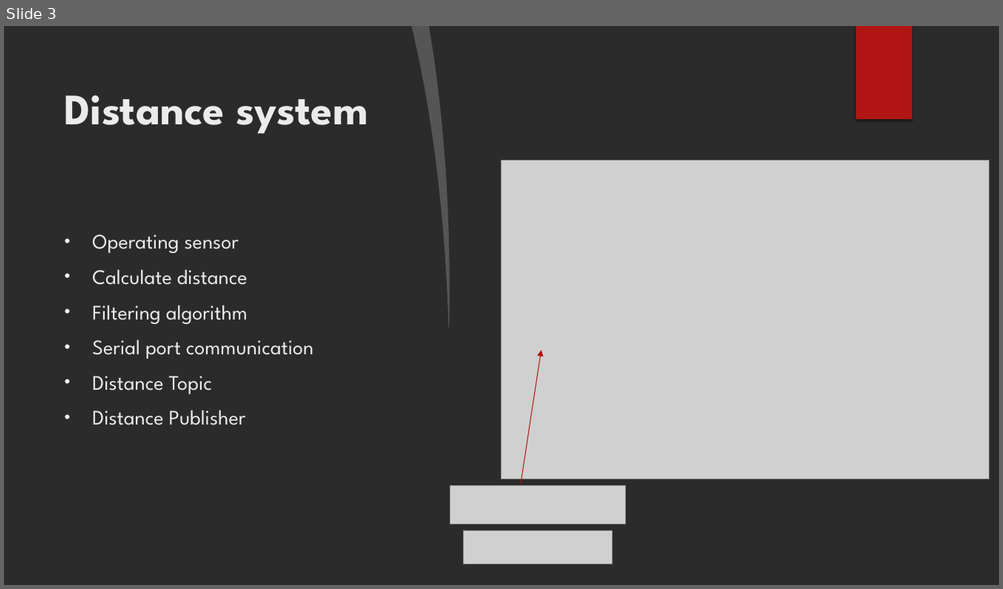
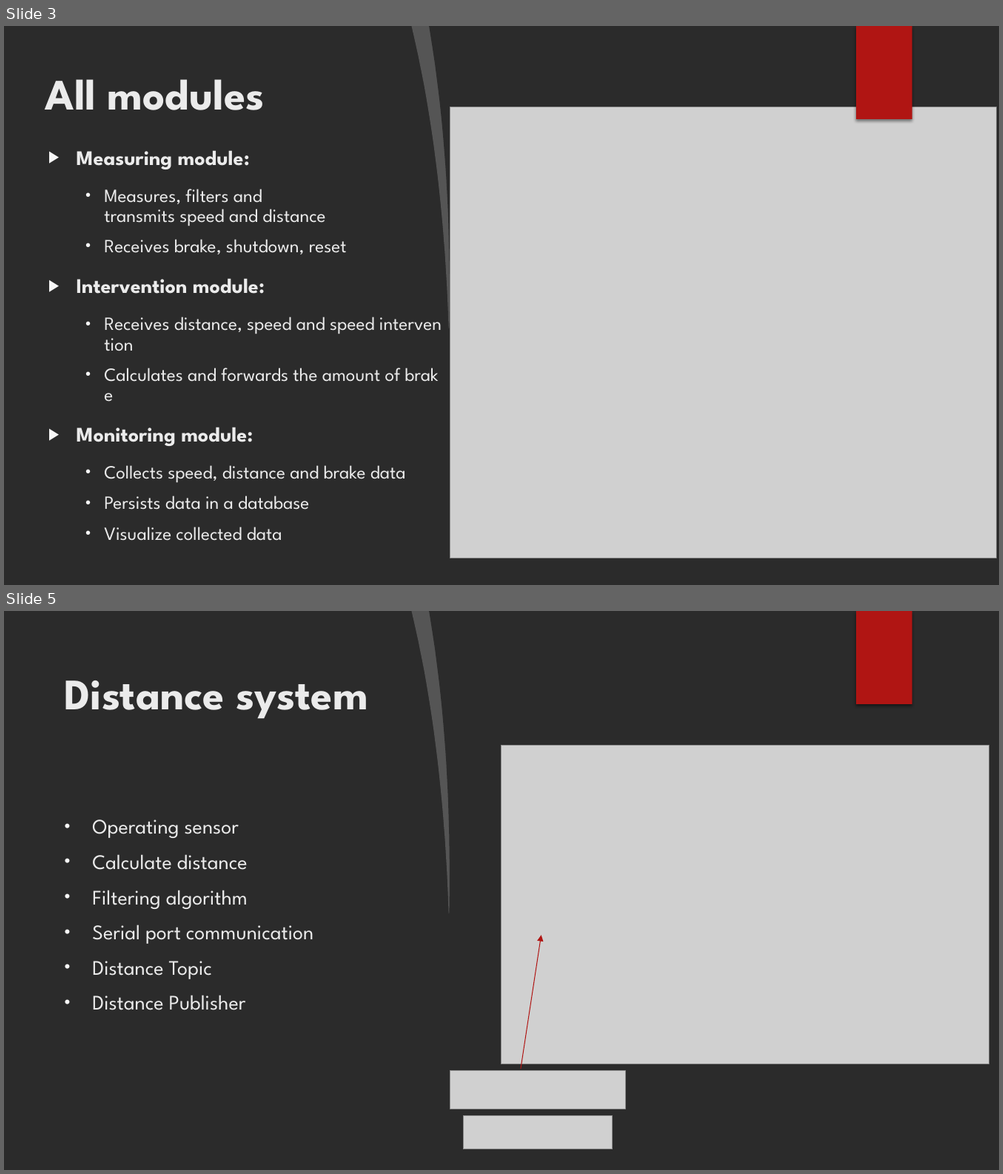
Before and after one commit to GJanos/DDS-RasPi4-ESP32-Communication, a slide deck: Documentation/Smart braking system.pptx. Shown one above the other, each under a label of ours: slide 3 before the commit, slides 3 and 5 after it; the slides between them are not shown. The pictures are 1003x589 and 1003x1174 pixels, drawn with LibreOffice and Linux fonts; fonts in the diff are those of the drawing; grey boxes stand for pictures; background and template pictures are left out; a plain dark background stands for a picture behind light text. Boxes give left, top, right and bottom in pixels: in the first picture for what was removed or moved away, otherwise in the second. Text is boxed around its words. In the diff, an @@ line names an element or a change of style, - is before the commit and + after.

```diff
--- a/Documentation/Smart braking system.pptx
+++ b/Documentation/Smart braking system.pptx
@@ slide 3 added at [4, 26, 999, 585], background picture (left out); not listed: 1 template element that a slide beside it also shows @@
@@ freeform shape added at [412, 26, 457, 329], fill #FFFFFF at 20% opacity @@
@@ freeform shape added at [429, 26, 999, 585], fill #FFFFFF @@
@@ rectangle added at [856, 26, 912, 119], fill #B01513 @@
@@ title added at [45, 79, 264, 110], 42 pt, text #EBEBEB, bold @@
+All modules
@@ picture added at [450, 107, 996, 559] @@
@@ text added at [77, 150, 406, 541], 18 pt, text #EBEBEB @@
+▶ Measuring module:
+    • Measures, filters and transmits speed and distance
+    • Receives brake, shutdown, reset
+▶ Intervention module:
+    • Receives distance, speed and speed intervention
+    • Calculates and forwards the amount of brake
+▶ Monitoring module:
+    • Collects speed, distance and brake data
+    • Persists data in a database
+    • Visualize collected data
@@ what was slide 3 is now slide 5 @@
```
Also in this commit, not shown: 5 slides changed, 3 other slides added, 2 slides removed, 2 other files.
